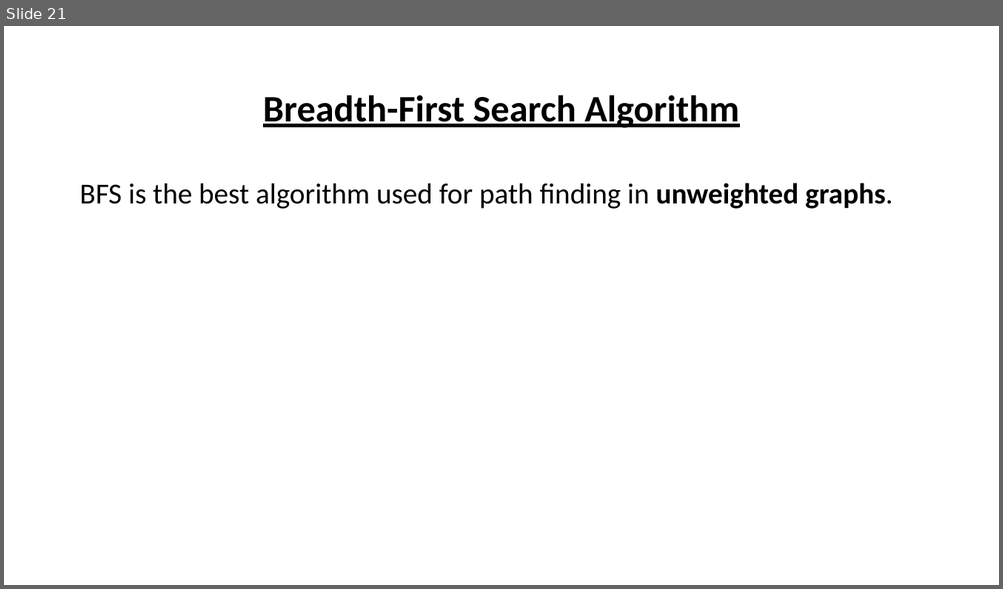
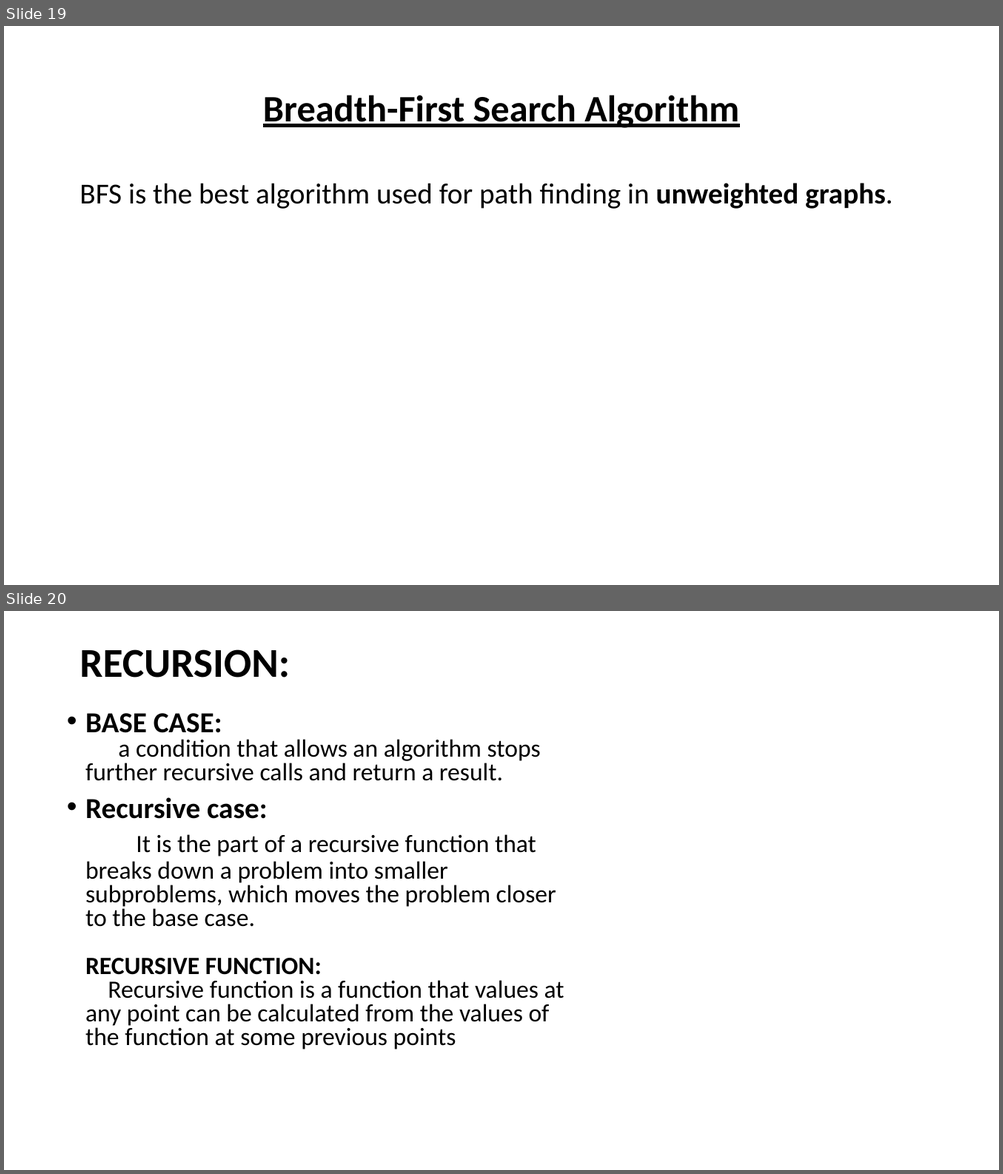
Before and after one commit to ibmbt/group5_graphtheory, a slide deck: group5_graphtheory.pptx. Shown one above the other, each under a label of ours: slide 21 before the commit, slides 19 and 20 after it. The pictures are 1003x589 and 1003x1174 pixels, drawn with LibreOffice and Linux fonts; fonts in the diff are those of the drawing. Boxes give left, top, right and bottom in pixels: in the first picture for what was removed or moved away, otherwise in the second. Text is boxed around its words. In the diff, an @@ line names an element or a change of style, - is before the commit and + after.

Commit message:
Add files via upload
added slides about recursion

```diff
--- a/group5_graphtheory.pptx
+++ b/group5_graphtheory.pptx
@@ slide 20 added at (x1=4, y1=611, x2=999, y2=1170), background #FFFFFF @@
@@ title added at (x1=79, y1=649, x2=290, y2=678), 39.6 pt, text #000000, bold @@
+RECURSION:
@@ text added at (x1=85, y1=713, x2=564, y2=1050), 24 pt, text #000000 @@
+• BASE CASE:
+  a condition that allows an algorithm stops further recursive calls and return a result.
+• Recursive case:
+  It is the part of a recursive function that breaks down a problem into smaller subproblems, which moves the problem closer to the base case.
+  RECURSIVE FUNCTION:
+  Recursive function is a function that values at any point can be calculated from the values of the function at some previous points
@@ what was slide 21 is now slide 19 @@
```
Also in this commit, not shown: 4 other slides added, 2 slides removed.
